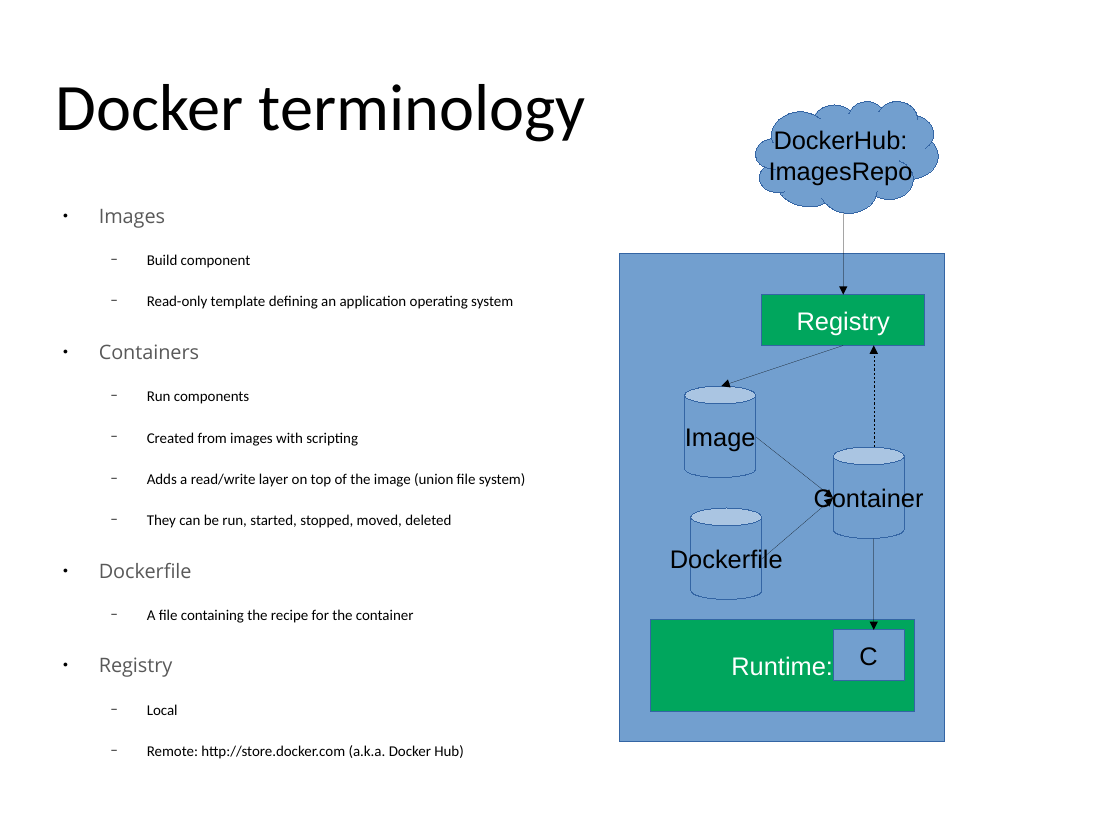
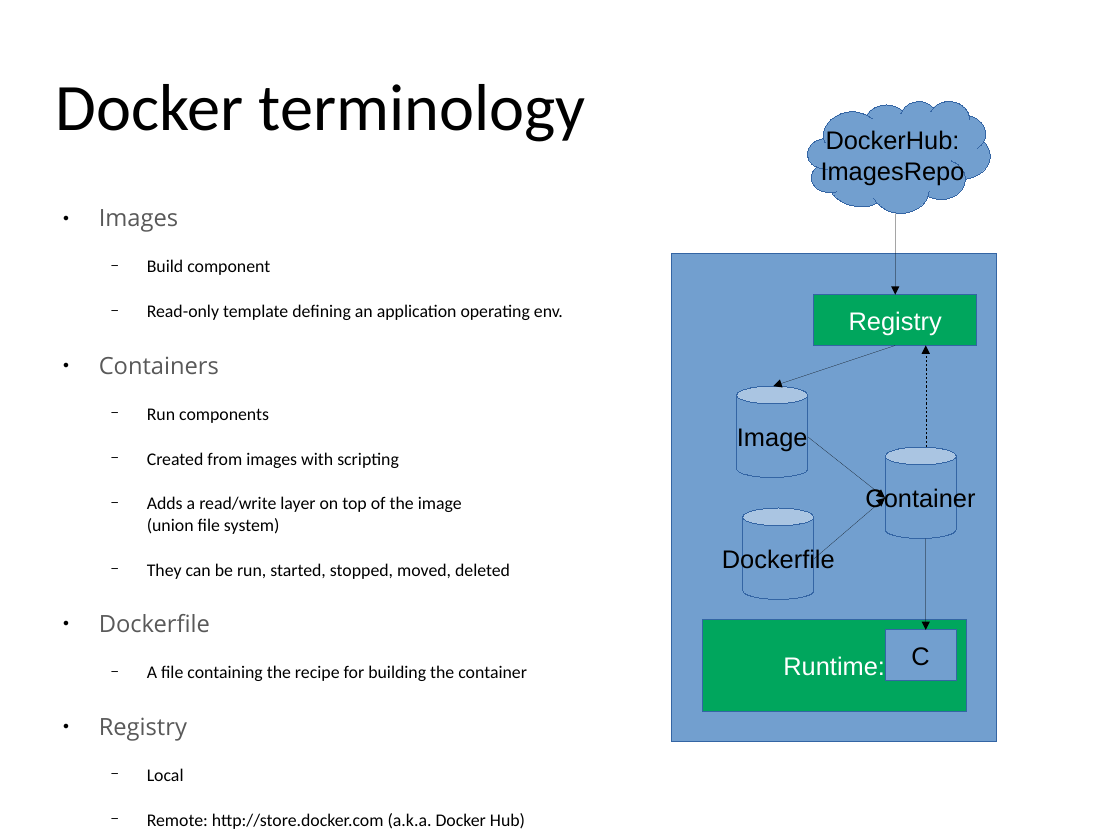
Before and after one commit to yeronimuz/gossip, a slide deck: slide 10 of presentation/docker_for_java_v1.0.odp. Drawn at 1120x840 pixels with LibreOffice and Linux fonts; fonts in the diff are those of the drawing; background and template pictures are left out. Boxes give left, top, right and bottom in pixels: in the first picture for what was removed or moved away, otherwise in the second. Text is boxed around its words. In the diff, an @@ line names an element or a change of style, - is before the commit and + after.

Commit message:
Add docker file for gossip-backend

```diff
--- a/presentation/docker_for_java_v1.0.odp
+++ b/presentation/docker_for_java_v1.0.odp
@@ text at (99, 209, 525, 829): size 14.1 to 16.8 pt in "Images", "Containers", "Dockerfile", "Registry"; size 10.6 to 12.6 pt in "Build component", "Run components", "Created from images with scripting", "Adds a read/write layer on top of ..." and 3 more places @@
@@ text at (147, 304, 563, 320): text changed; size 10.6 to 12.6 pt @@
-  − Read-only template defining an application operating system
+  − Read-only template defining an application operating env.
@@ 6 arrows, 4 rectangles, 3 cylinders, 1 freeform shape: place and size @@
-6 arrows, 4 rectangles, 3 cylinders, 1 freeform shape at (620, 102, 945, 742)
+6 arrows, 4 rectangles, 3 cylinders, 1 freeform shape at (672, 102, 997, 742)
@@ text at (147, 665, 527, 681): text changed; size 10.6 to 12.6 pt @@
-  − A file containing the recipe for the container
+  − A file containing the recipe for building the container
```
Also in this commit, not shown: 6 other slides changed, 2 slides added, 2 slides removed, 2 other files.
